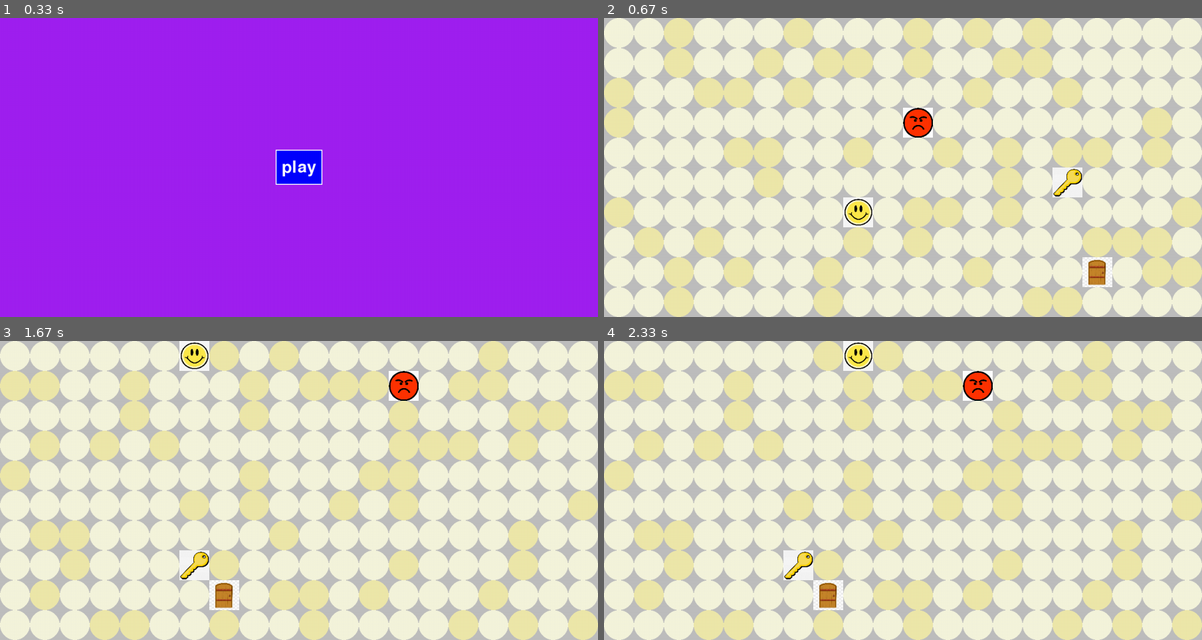
Above: before the commit, frames 1-4 (two rows, left to right).
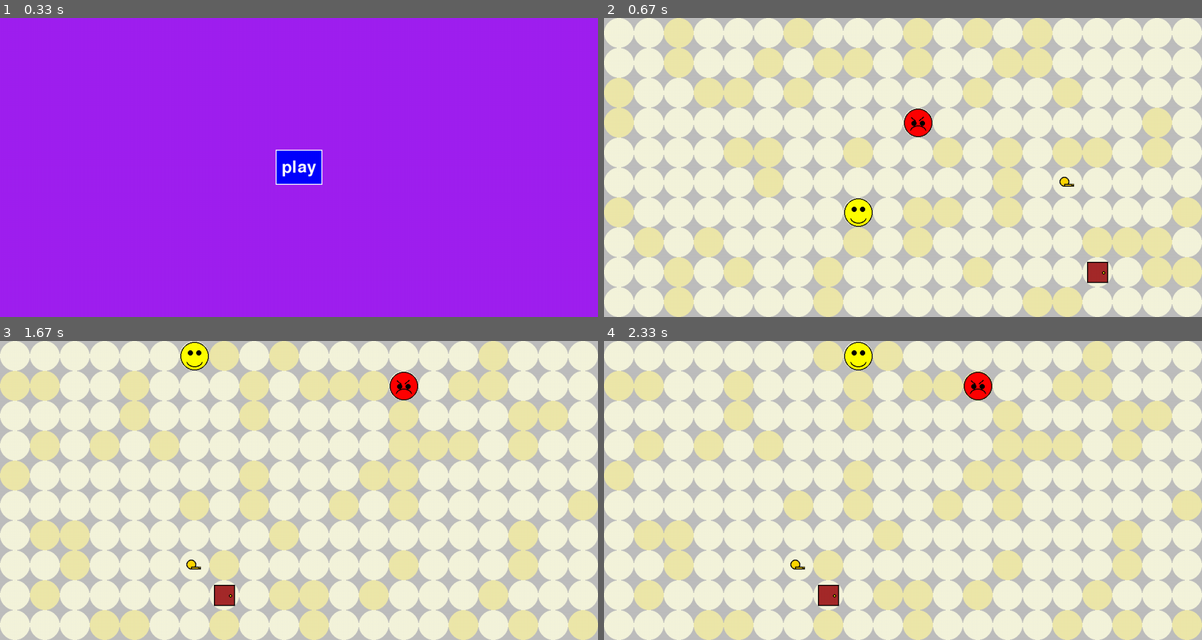
Above: after the commit, the same moments.

Repository: Jaxsbr/pygame_cant_catch_me
Game: pygame game, started from app/main.py
Two runs of this game, one before a commit and one after it. Both use one fixed random seed, a clock stepped at 60 frames per second and the inputs below.
Inputs (mouse positions are in pixels of both pictures, inside the frame that each line leads up to):
- Up to frame 1 (0.33 s): no input
- Up to frame 2 (0.67 s): click "play" at 0.38 s
- Up to frame 3 (1.67 s): hold Right 0.67-1.13 s; move the mouse to (275, 502) at 0.7 s; hold Up 1.17-1.47 s; click "play again" at 1.55 s
- Up to frame 4 (2.33 s): hold Right 1.83-2.3 s; move the mouse to (962, 556) at 1.87 s

Frame 1 is identical in both runs. In frame 2, 1.9% of the frame differs, in the area x 40-85%, y 30-90%; in frame 3, 1.9%; in frame 4, 1.9%.

Commit message:
sprite and performance

Diff:
--- a/app/game_state/enemy.py
+++ b/app/game_state/enemy.py
@@ -15,6 +15,11 @@
         self._elapsed_move_time = 0
         self._move_time = 0.2
         self._is_caught = False
+        self._draw_rect = pygame.Rect(
+            self._position.x - TileManager.tile_width_offset,
+            self._position.y - TileManager.tile_height_offset,
+            TileManager.tile_width,
+            TileManager.tile_height)
 
 
     def set_target(self, move_to_tile_index):
@@ -43,12 +48,9 @@
         else:
             self._color = "orange"
 
+        self._draw_rect.x = self._position.x - TileManager.tile_width_offset
+        self._draw_rect.y = self._position.y - TileManager.tile_height_offset
+
 
     def draw(self, screen, img):
-        screen.blit(
-            img,
-            pygame.Rect(
-                self._position.x - TileManager.tile_width_offset,
-                self._position.y - TileManager.tile_height_offset,
-                TileManager.tile_width,
-                TileManager.tile_height))
+        screen.blit(img, self._draw_rect)
--- a/app/game_state/game.py
+++ b/app/game_state/game.py
@@ -1,4 +1,4 @@
-import pygame
+import pygame # type: ignore
 import random
 from game_state.enemy import Enemy
 from game_state.events import CHANGE_STATE_EVENT
@@ -11,24 +11,15 @@
 
 class Game(State):
 
-    def __init__(self) -> None:
+    def __init__(self, sprites: dict[str, pygame.Surface]) -> None:
         self._key_collected = False
         self._exit_reached = False
         self._tile_manager = TileManager()
         self._player = Player()
         self._player_move_counter = 0
+        self._sprites = sprites
 
-        self._key_img = pygame.image.load('app/img/key.jpg')
-        self._key_img = pygame.transform.scale(self._key_img, (TileManager.tile_width, TileManager.tile_height))
-
-        self._door_img = pygame.image.load('app/img/door.jpg')
-        self._door_img = pygame.transform.scale(self._door_img, (TileManager.tile_width, TileManager.tile_height))
-
-        self._enemy_img = pygame.image.load('app/img/enemy.png')
-        self._enemy_img = pygame.transform.scale(self._enemy_img, (TileManager.tile_width, TileManager.tile_height))
-
-        self._player_img = pygame.image.load('app/img/player.png')
-        self._player_img = pygame.transform.scale(self._player_img, (TileManager.tile_width, TileManager.tile_height))
+        self._sprite_sheet_img = pygame.image.load('app/img/sprite_sheet.png')
 
         exclude_tiles_indexes = get_surrounding_tile_indexes(self._player.tile_index)
 
@@ -48,9 +39,21 @@
             self._key_tile_index.x * TileManager.tile_width + TileManager.tile_width_offset,
             self._key_tile_index.y * TileManager.tile_height + TileManager.tile_height_offset)
 
-        self._exit_pos = pygame.Vector2(
+        self._key_rect = pygame.Rect(
+            self._key_pos.x - TileManager.tile_width_offset,
+            self._key_pos.y - TileManager.tile_height_offset,
+            TileManager.tile_width,
+            TileManager.tile_height)
+
+        self._door_pos = pygame.Vector2(
             self._exit_tile_index.x * TileManager.tile_width + TileManager.tile_width_offset,
             self._exit_tile_index.y * TileManager.tile_height + TileManager.tile_height_offset)
+
+        self._door_rect = pygame.Rect(
+            self._door_pos.x - TileManager.tile_width_offset,
+            self._door_pos.y - TileManager.tile_height_offset,
+            TileManager.tile_width,
+            TileManager.tile_height)
 
 
     def _generate_random_vector2(self, exclude_tiles_indexes):
@@ -66,12 +69,12 @@
 
 
     def selected(self, event):
-        self.__init__()
+        self.__init__(self._sprites)
 
 
     def _update_game_state(self) -> bool:
         if self._exit_reached:
-            self.__init__() # reset game
+            self.__init__(self._sprites) # reset game
             pygame.event.post(
                 pygame.event.Event(
                     CHANGE_STATE_EVENT,
@@ -169,27 +172,12 @@
 
     def draw(self, screen):
         screen.fill("gray")
-
         self._tile_manager.draw(screen)
 
         if not self._key_collected:
-            screen.blit(
-                self._key_img,
-                pygame.Rect(
-                    self._key_pos.x - TileManager.tile_width_offset,
-                    self._key_pos.y - TileManager.tile_height_offset,
-                    TileManager.tile_width,
-                    TileManager.tile_height))
+            screen.blit(self._sprites["key"], self._key_rect)
 
         if not self._exit_reached:
-            screen.blit(
-                self._door_img,
-                pygame.Rect(
-                    self._exit_pos.x - TileManager.tile_width_offset,
-                    self._exit_pos.y - TileManager.tile_height_offset,
-                    TileManager.tile_width,
-                    TileManager.tile_height))
-
-            self._player.draw(screen, self._player_img)
-
-            self._enemy.draw(screen, self._enemy_img)
+            screen.blit(self._sprites["door"],self._door_rect)
+            self._player.draw(screen, self._sprites["player"],)
+            self._enemy.draw(screen, self._sprites["enemy"],)
--- a/app/game_state/player.py
+++ b/app/game_state/player.py
@@ -16,6 +16,11 @@
         self._move_time = 0.2
         self._circle_radius = TileManager.tile_circle_radius / 2
         self._position = pygame.Vector2(0, 0)
+        self._draw_rect = pygame.Rect(
+            self._position.x - TileManager.tile_width_offset,
+            self._position.y - TileManager.tile_height_offset,
+            TileManager.tile_width,
+            TileManager.tile_height)
 
 
     def set_next_movement(self, move_tile: pygame.Vector2):
@@ -45,12 +50,9 @@
         else:
             self._color = "red"
 
+        self._draw_rect.x = self._position.x - TileManager.tile_width_offset
+        self._draw_rect.y = self._position.y - TileManager.tile_height_offset
+
 
     def draw(self, screen, img) -> None:
-        screen.blit(
-            img,
-            pygame.Rect(
-                self._position.x - TileManager.tile_width_offset,
-                self._position.y - TileManager.tile_height_offset,
-                TileManager.tile_width,
-                TileManager.tile_height))
+        screen.blit(img, self._draw_rect)
--- a/app/main.py
+++ b/app/main.py
@@ -12,14 +12,29 @@
         pygame.init()
         self.dt = 0
         self.bounds = pygame.Rect(0, 0, 1280, 640)
+        self.clock = pygame.time.Clock()
+        self.screen = pygame.display.set_mode((self.bounds.width, self.bounds.height))
         self.current_state = GameState.MENU
         self.state_objects = {
             GameState.MENU: Menu(self.bounds),
-            GameState.GAME: Game(),
+            GameState.GAME: Game(self._load_sprites()),
             GameState.GAME_STATUS: GameStatus(self.bounds)
         }
-        self.clock = pygame.time.Clock()
-        self.screen = pygame.display.set_mode((self.bounds.width, self.bounds.height))
+
+
+    def _load_sprites(self) -> dict[str, pygame.Surface]:
+        sprite_sheet = pygame.image.load("app/img/sprite_sheet.png").convert_alpha()
+        sprite_width = 64
+        sprite_height = 64
+
+        sprites = {
+            "player": sprite_sheet.subsurface(pygame.Rect(0, 0, sprite_width, sprite_height)),
+            "enemy": sprite_sheet.subsurface(pygame.Rect(sprite_width, 0, sprite_width, sprite_height)),
+            "key": sprite_sheet.subsurface(pygame.Rect(0, sprite_height, sprite_width, sprite_height)),
+            "door": sprite_sheet.subsurface(pygame.Rect(sprite_width, sprite_height, sprite_width, sprite_height)),
+        }
+
+        return sprites
 
 
     def update(self):
Binary file removed: app/img/door.jpg
Binary file removed: app/img/enemy.png
Binary file removed: app/img/key.jpg
Binary file removed: app/img/player.png
Binary file added: app/img/sprite_sheet.png
